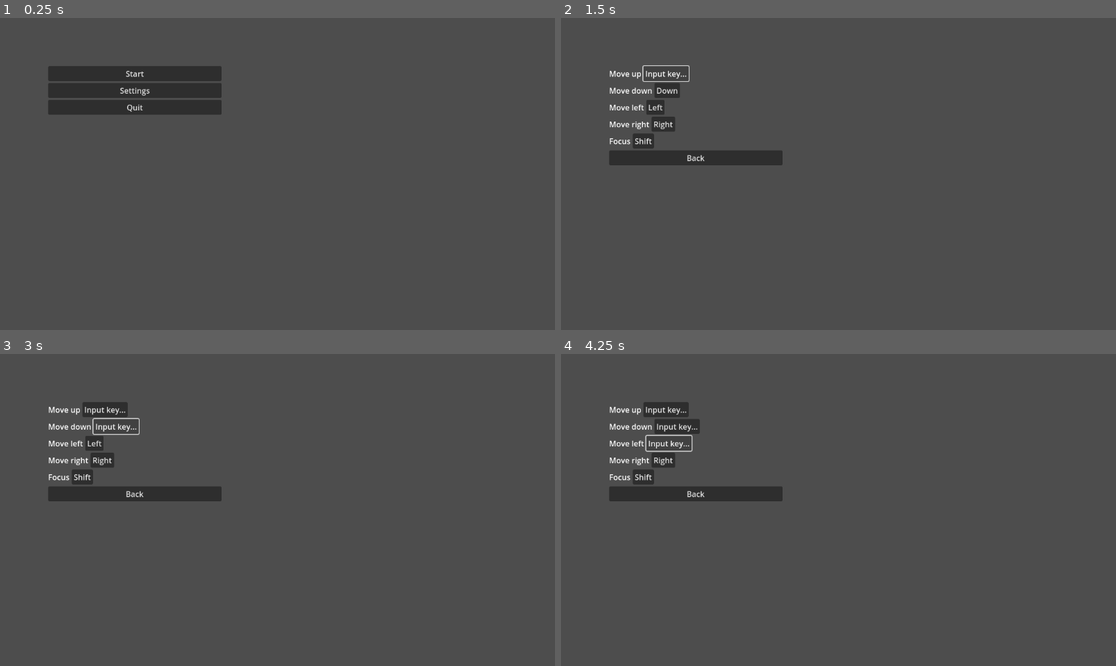
Above: before the commit, frames 1-4 (two rows, left to right).
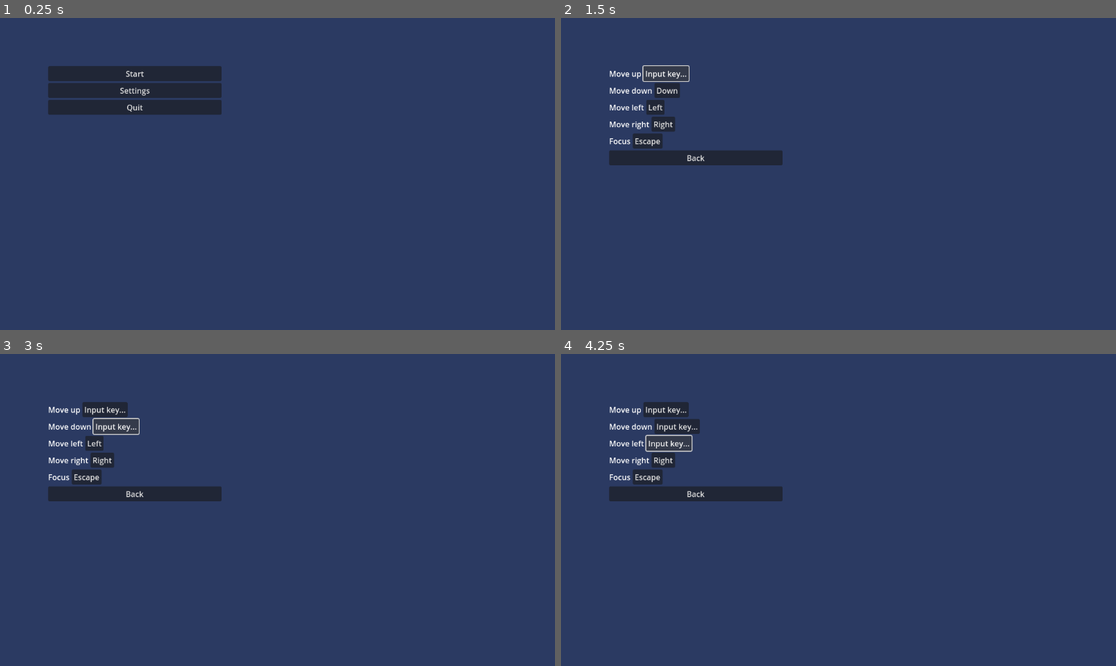
Above: after the commit, the same moments.

Repository: Acithikeih/godot_university_project
Game: Godot game, scene res://scenes/menu.tscn
Two runs of this game, one before a commit and one after it. Both use one fixed random seed, a clock stepped at 60 frames per second and the inputs below.
Inputs:
- Up to frame 1 (0.25 s): no input
- Up to frame 2 (1.5 s): click "Settings" at 0.5 s; click "Up" at 1.25 s
- Up to frame 3 (3 s): click "Input key..." at 2 s; click "Down" at 2.75 s
- Up to frame 4 (4.25 s): click "Left" at 3.5 s

The runs differ from the first frame. In frame 1, 96% of the frame differs, in the area x 0-100%, y 0-100%; in frame 2, 97%; in frame 3, 97%; in frame 4, 97%.

Commit message:
Add projectiles and pause

Diff:
--- a/config/config.cfg
+++ b/config/config.cfg
@@ -4,4 +4,4 @@
 MoveDown=4194322
 MoveLeft=4194319
 MoveRight=4194321
-Focus=4194325
+Focus=4194305
--- a/project.godot
+++ b/project.godot
@@ -19,6 +19,7 @@
 
 SceneManager="*res://scripts/scene_manager.gd"
 InputManager="*res://scripts/input_manager.gd"
+GameManager="*res://scripts/game_manager.gd"
 
 [input]
 
--- a/scenes/game.tscn
+++ b/scenes/game.tscn
@@ -1,8 +1,11 @@
-[gd_scene load_steps=2 format=3 uid="uid://dfktwdglyol8j"]
+[gd_scene load_steps=4 format=3 uid="uid://dfktwdglyol8j"]
 
+[ext_resource type="Script" uid="uid://bvyaiddi5dstm" path="res://scripts/game.gd" id="1_yqjtg"]
 [ext_resource type="PackedScene" uid="uid://njv1y7mrmyxr" path="res://scenes/player.tscn" id="2_lnu2h"]
+[ext_resource type="PackedScene" uid="uid://b24j63t7hjkc6" path="res://scenes/pause_menu.tscn" id="3_lnu2h"]
 
 [node name="Game" type="Node2D"]
+script = ExtResource("1_yqjtg")
 
 [node name="Space" type="Node2D" parent="."]
 
@@ -13,5 +16,43 @@
 offset_bottom = 620.0
 color = Color(0.47397572, 0.47397572, 0.47397572, 1)
 
-[node name="Player" parent="Space" instance=ExtResource("2_lnu2h")]
+[node name="Clip" type="ColorRect" parent="Space"]
+clip_children = 1
+offset_left = 20.0
+offset_top = 20.0
+offset_right = 820.0
+offset_bottom = 620.0
+
+[node name="Player" parent="Space/Clip" instance=ExtResource("2_lnu2h")]
 position = Vector2(307, 238)
+normal_speed = 250.0
+focused_speed = 125.0
+initial_position = Vector2(200, 200)
+graze_radius = 40.0
+player_color = Color(0, 0, 0, 1)
+hitbox_color = Color(1, 1, 0, 1)
+
+[node name="Projectiles" type="Node2D" parent="Space/Clip"]
+
+[node name="UI" type="CanvasLayer" parent="."]
+
+[node name="VBoxContainer" type="VBoxContainer" parent="UI"]
+offset_left = 840.0
+offset_top = 20.0
+offset_right = 880.0
+offset_bottom = 60.0
+
+[node name="ImportantInfo" type="Label" parent="UI/VBoxContainer"]
+layout_mode = 2
+text = "It's almost as good as Touhou
+(or even better)"
+
+[node name="Time" type="Label" parent="UI/VBoxContainer"]
+layout_mode = 2
+text = "time"
+
+[node name="Graze" type="Label" parent="UI/VBoxContainer"]
+layout_mode = 2
+text = "graze"
+
+[node name="PauseMenu" parent="." instance=ExtResource("3_lnu2h")]
--- a/scenes/menu.tscn
+++ b/scenes/menu.tscn
@@ -10,6 +10,15 @@
 grow_horizontal = 2
 grow_vertical = 2
 script = ExtResource("1_yqeox")
+
+[node name="Background" type="ColorRect" parent="."]
+layout_mode = 1
+anchors_preset = 15
+anchor_right = 1.0
+anchor_bottom = 1.0
+grow_horizontal = 2
+grow_vertical = 2
+color = Color(0.16862746, 0.22745098, 0.38431373, 1)
 
 [node name="MenuContainer" type="VBoxContainer" parent="."]
 layout_mode = 0
--- /dev/null
+++ b/scenes/pause_menu.tscn
@@ -0,0 +1,44 @@
+[gd_scene load_steps=2 format=3 uid="uid://b24j63t7hjkc6"]
+
+[ext_resource type="Script" uid="uid://cn0imbytvk55r" path="res://scripts/pause_menu.gd" id="1_n87rw"]
+
+[node name="PauseMenu" type="CanvasLayer"]
+script = ExtResource("1_n87rw")
+
+[node name="ColorRect" type="ColorRect" parent="."]
+anchors_preset = 15
+anchor_right = 1.0
+anchor_bottom = 1.0
+grow_horizontal = 2
+grow_vertical = 2
+color = Color(0.16862746, 0.22745098, 0.38431373, 0.63529414)
+
+[node name="VBoxContainer" type="VBoxContainer" parent="."]
+anchors_preset = 8
+anchor_left = 0.5
+anchor_top = 0.5
+anchor_right = 0.5
+anchor_bottom = 0.5
+offset_left = -77.5
+offset_top = -64.0
+offset_right = 77.5
+offset_bottom = 64.0
+grow_horizontal = 2
+grow_vertical = 2
+
+[node name="Label" type="Label" parent="VBoxContainer"]
+layout_mode = 2
+text = "Pause"
+horizontal_alignment = 1
+
+[node name="Resume" type="Button" parent="VBoxContainer"]
+layout_mode = 2
+text = "Resume"
+
+[node name="Settings" type="Button" parent="VBoxContainer"]
+layout_mode = 2
+text = "Settings"
+
+[node name="Quit" type="Button" parent="VBoxContainer"]
+layout_mode = 2
+text = "Quit to main menu"
--- a/scenes/player.tscn
+++ b/scenes/player.tscn
@@ -1,12 +1,23 @@
-[gd_scene load_steps=3 format=3 uid="uid://njv1y7mrmyxr"]
+[gd_scene load_steps=4 format=3 uid="uid://njv1y7mrmyxr"]
 
 [ext_resource type="Script" uid="uid://dxafsdxk8sn8v" path="res://scripts/player.gd" id="1_3vyb7"]
 
 [sub_resource type="CircleShape2D" id="CircleShape2D_3vyb7"]
 
+[sub_resource type="CircleShape2D" id="CircleShape2D_g2els"]
+
 [node name="Player" type="Area2D"]
+collision_mask = 2
 script = ExtResource("1_3vyb7")
 
 [node name="CollisionShape2D" type="CollisionShape2D" parent="."]
 shape = SubResource("CircleShape2D_3vyb7")
 debug_color = Color(0.5287455, 0.14675707, 0.4428609, 0.41960785)
+
+[node name="GrazeArea" type="Area2D" parent="."]
+collision_layer = 8
+collision_mask = 2
+
+[node name="CollisionShape2D" type="CollisionShape2D" parent="GrazeArea"]
+shape = SubResource("CircleShape2D_g2els")
+debug_color = Color(0.6708775, 0.47215748, 0.5213155, 0.41960785)
--- /dev/null
+++ b/scenes/projectile.tscn
@@ -0,0 +1,15 @@
+[gd_scene load_steps=3 format=3 uid="uid://wi7hkm4ave6d"]
+
+[ext_resource type="Script" uid="uid://b8cl67ixh23hf" path="res://scripts/projectile.gd" id="1_c8fcr"]
+
+[sub_resource type="CircleShape2D" id="CircleShape2D_6aapk"]
+
+[node name="Projectile" type="Area2D"]
+collision_layer = 2
+collision_mask = 5
+script = ExtResource("1_c8fcr")
+projectile_radius = 6.0
+projectile_color = Color(0.46835643, 0.48808885, 0.8678155, 1)
+
+[node name="CollisionShape2D" type="CollisionShape2D" parent="."]
+shape = SubResource("CircleShape2D_6aapk")
--- a/scenes/settings.tscn
+++ b/scenes/settings.tscn
@@ -2,17 +2,18 @@
 
 [ext_resource type="Script" uid="uid://j6vx2f1uwjib" path="res://scripts/settings.gd" id="1_5p8wc"]
 
-[node name="Settings" type="Control"]
-layout_mode = 3
+[node name="Settings" type="CanvasLayer"]
+script = ExtResource("1_5p8wc")
+
+[node name="Background" type="ColorRect" parent="."]
 anchors_preset = 15
 anchor_right = 1.0
 anchor_bottom = 1.0
 grow_horizontal = 2
 grow_vertical = 2
-script = ExtResource("1_5p8wc")
+color = Color(0.16862746, 0.22745098, 0.38431373, 1)
 
 [node name="SettingsContainer" type="VBoxContainer" parent="."]
-layout_mode = 0
 offset_left = 100.0
 offset_top = 100.0
 offset_right = 460.0
--- /dev/null
+++ b/scripts/game.gd
@@ -0,0 +1,129 @@
+extends Node2D
+
+@export var play_area_rect = Rect2(20, 20, 800, 600)
+
+@onready var background = $Space/Background
+@onready var player = $Space/Clip/Player
+@onready var clip = $Space/Clip
+@onready var projectiles = $Space/Clip/Projectiles
+
+@onready var time_label = $UI/VBoxContainer/Time
+@onready var graze_label = $UI/VBoxContainer/Graze
+
+@onready var pause_menu = $PauseMenu
+
+var projectile_scene = preload("res://scenes/projectile.tscn")
+var settings_scene = preload("res://scenes/settings.tscn")
+var settings_instance = null
+
+func _ready() -> void:
+	# Set background size and position
+	background.position = play_area_rect.position
+	background.size = play_area_rect.size
+
+	clip.position = play_area_rect.position
+	clip.size = play_area_rect.size
+
+	# Pass play area to player
+	player.play_area = Rect2(play_area_rect.position, play_area_rect.size)
+
+	player.player_hit.connect(_on_player_hit)
+	player.player_grazed.connect(_on_player_grazed)
+
+	GameManager.graze_updated.connect(_on_graze_updated)
+	GameManager.time_updated.connect(_on_time_updated)
+
+	pause_menu.resume_pressed.connect(_on_pause_resume)
+	pause_menu.settings_pressed.connect(_on_pause_settings)
+	pause_menu.exit_pressed.connect(_on_pause_exit)
+
+	# Start game
+	update_ui()
+	GameManager.start_game()
+
+func _process(delta):
+	if not get_tree().paused:
+		GameManager.update_time(delta)
+
+func _input(event):
+	if event.is_action_pressed("ui_cancel") and not pause_menu.visible:
+		pause_menu.show_menu()
+
+	#if event.is_action_pressed("ui_cancel") and pause_menu.visible:
+		#pause_menu.hide_menu()
+
+	if event.is_action_pressed("ui_accept"):  # SPACE key
+		spawn_test_projectile()
+
+func spawn_test_projectile():
+	var projectile = projectile_scene.instantiate()
+
+	# Spawn at top center of play area (relative to ClipRect)
+	projectile.position = Vector2(play_area_rect.size.x / 2, 0)
+
+	# Set direction (downward)
+	projectile.set_direction(Vector2.DOWN)
+
+	# Set speed (optional, uses default if not set)
+	projectile.speed = 150.0
+
+	# Add to container
+	projectiles.add_child(projectile)
+
+# Generic spawn function you'll use later
+func spawn_projectile(pos: Vector2, dir: Vector2, projectile_speed: float = 200.0):
+	var projectile = projectile_scene.instantiate()
+	projectile.position = pos
+	projectile.set_direction(dir)
+	projectile.speed = projectile_speed
+	projectiles.add_child(projectile)
+
+func _on_player_hit():
+	print("Game Over! Time: %.2f, Grazes: %d" % [GameManager.get_time(), GameManager.get_graze_count()])
+	GameManager.stop_game()
+	# TODO: Show game over menu
+	get_tree().paused = true
+
+func _on_player_grazed():
+	GameManager.increment_graze()
+
+func _on_graze_updated(new_count):
+	graze_label.text = "%d" % new_count
+
+func _on_time_updated(new_time):
+	time_label.text = "%.2f" % new_time
+
+func update_ui():
+	time_label.text = "%.2f" % GameManager.get_time()
+	graze_label.text = "%d" % GameManager.get_graze_count()
+
+func _on_pause_resume():
+	# Already handled by pause_menu.hide_menu()
+	pass
+
+func _on_pause_settings():
+	# Hide pause menu temporarily
+	pause_menu.hide()
+
+	settings_instance = settings_scene.instantiate()
+	settings_instance.process_mode = Node.PROCESS_MODE_ALWAYS
+	settings_instance.came_from_game = true
+	add_child(settings_instance)
+
+	# Connect back signal
+	settings_instance.back_pressed.connect(_on_settings_back)
+
+func _on_settings_back():
+	# Remove settings
+	if settings_instance:
+		settings_instance.queue_free()
+		settings_instance = null
+
+	# Show pause menu again
+	pause_menu.show()
+
+func _on_pause_exit():
+	# Unpause before changing scene
+	get_tree().paused = false
+	GameManager.stop_game()
+	SceneManager.change_scene("res://scenes/menu.tscn")
--- /dev/null
+++ b/scripts/game_manager.gd
@@ -0,0 +1,31 @@
+extends Node
+
+var game_time = 0.0
+var graze_count = 0
+var is_playing = false
+
+signal graze_updated(new_count)
+signal time_updated(new_time)
+
+func start_game() -> void:
+	game_time = 0.0
+	graze_count = 0
+	is_playing = true
+
+func stop_game() -> void:
+	is_playing = false
+
+func increment_graze() -> void:
+	graze_count += 1
+	emit_signal("graze_updated", graze_count)
+
+func update_time(delta) -> void:
+	if is_playing:
+		game_time += delta
+		emit_signal("time_updated", game_time)
+
+func get_time() -> float:
+	return game_time
+
+func get_graze_count() -> int:
+	return graze_count
--- /dev/null
+++ b/scripts/pause_menu.gd
@@ -0,0 +1,44 @@
+extends CanvasLayer
+
+
+@onready var resume_button = $VBoxContainer/Resume
+@onready var settings_button = $VBoxContainer/Settings
+@onready var exit_button = $VBoxContainer/Quit
+
+signal resume_pressed
+signal settings_pressed
+signal exit_pressed
+
+func _ready():
+	# Connect button signals
+	resume_button.pressed.connect(_on_resume_pressed)
+	settings_button.pressed.connect(_on_settings_pressed)
+	exit_button.pressed.connect(_on_exit_pressed)
+
+	# Hide by default
+	hide()
+
+	# Make sure this menu works when game is paused
+	process_mode = Node.PROCESS_MODE_ALWAYS
+
+func _input(event):
+	if visible and event.is_action_pressed("ui_cancel"):
+		_on_resume_pressed()
+
+func show_menu():
+	show()
+	get_tree().paused = true
+
+func hide_menu():
+	hide()
+	get_tree().paused = false
+
+func _on_resume_pressed():
+	hide_menu()
+	emit_signal("resume_pressed")
+
+func _on_settings_pressed():
+	emit_signal("settings_pressed")
+
+func _on_exit_pressed():
+	emit_signal("exit_pressed")
--- a/scripts/player.gd
+++ b/scripts/player.gd
@@ -5,22 +5,49 @@
 @export var focused_speed = 100.0
 
 # Play area bounds (you can adjust these)
-@export var play_area = Rect2(20, 20, 800, 600)
+@export var play_area = Rect2()
+@export var initial_position = Vector2(50, 50)
 
 @export var player_radius = 20.0
+@export var hitbox_radius = 5.0
+@export var graze_radius = 30.0
 @export var player_color = Color.MAGENTA
+@export var hitbox_color = Color.RED
 
 var current_speed = normal_speed
 # Track most recent keys
 var last_horizontal = ""  # "left" or "right"
 var last_vertical = ""    # "up" or "down"
 
+@onready var graze_area = $GrazeArea
+
+signal player_hit
+signal player_grazed
+
 func _draw() -> void:
 	draw_circle(Vector2.ZERO, player_radius, player_color)
+	draw_circle(Vector2.ZERO, hitbox_radius, hitbox_color)
 
 func _ready() -> void:
 	# Position player at center of play area
-	global_position = play_area.get_center()
+	$CollisionShape2D.scale = Vector2(hitbox_radius / player_radius, hitbox_radius / player_radius)
+	$GrazeArea/CollisionShape2D.scale = Vector2(graze_radius / player_radius, graze_radius / player_radius)
+	global_position = Vector2(play_area.position.x + initial_position.x, play_area.position.y + initial_position.y)
+
+	area_entered.connect(_on_projectile_hit)
+	graze_area.area_entered.connect(_on_projectile_grazed)
+
+func _on_projectile_hit(projectile):
+	# Player was hit - game over
+	emit_signal("player_hit")
+	print("Player hit! Game Over")
+
+func _on_projectile_grazed(projectile):
+	# Check if this projectile has already been grazed
+	if projectile.has_method("is_grazed") and not projectile.is_grazed():
+		projectile.mark_as_grazed()
+		emit_signal("player_grazed")
+		print("Grazed!")
 
 func _input(event) -> void:
 	if event.is_action_pressed("MoveLeft"):
--- /dev/null
+++ b/scripts/projectile.gd
@@ -0,0 +1,39 @@
+extends Area2D
+
+@export var speed = 200.0
+@export var projectile_radius = 20.0
+@export var projectile_color = Color.RED
+@export var hitbox_radius = 5.0
+
+var direction = Vector2.DOWN  # Default direction
+var has_grazed = false  # Track if this projectile has been grazed
+
+func _ready() -> void:
+	$CollisionShape2D.scale = Vector2(hitbox_radius / projectile_radius, hitbox_radius / projectile_radius)
+	collision_layer = 2  # Projectile layer
+	collision_mask = 5
+
+func _draw() -> void:
+	# Draw filled circle
+	draw_circle(Vector2.ZERO, projectile_radius, projectile_color)
+
+func _process(delta) -> void:
+	# Move in the set direction
+	global_position += direction * speed * delta
+
+	# Delete if far outside play area (cleanup)
+	if global_position.length() > 2000:
+		queue_free()
+
+func set_direction(new_direction: Vector2) -> void:
+	direction = new_direction.normalized()
+
+func set_velocity(velocity: Vector2) -> void:
+	direction = velocity.normalized()
+	speed = velocity.length()
+
+func is_grazed() -> bool:
+	return has_grazed
+
+func mark_as_grazed():
+	has_grazed = true
--- a/scripts/settings.gd
+++ b/scripts/settings.gd
@@ -1,9 +1,12 @@
-extends Control
+extends CanvasLayer
 
 
 var awaiting_input = false
 var current_action = ""
 var previous_key = 0
+var came_from_game = false  # Track if we came from in-game
+
+signal back_pressed
 
 @onready var key_buttons = {
 	"MoveUp": $SettingsContainer/KeyMoveUp/Button,
@@ -16,12 +19,19 @@
 
 # Called when the node enters the scene tree for the first time.
 func _ready() -> void:
+
+
 	update_key_labels()
 
 	for action in key_buttons:
 		key_buttons[action].pressed.connect(_on_key_button_pressed.bind(action))
 
 	$SettingsContainer/Back.pressed.connect(_on_back_pressed)
+
+	# Check if game is paused (came from in-game)
+	came_from_game = get_tree().paused
+	if came_from_game:
+		process_mode = Node.PROCESS_MODE_ALWAYS
 
 
 
@@ -73,4 +83,8 @@
 
 
 func _on_back_pressed():
-	SceneManager.change_scene("res://scenes/menu.tscn")
+	if came_from_game:
+		emit_signal("back_pressed")
+	else:
+		# Return to main menu
+		SceneManager.change_scene("res://scenes/menu.tscn")
Not shown, added: scripts/game.gd.uid
Not shown, added: scripts/game_manager.gd.uid
Not shown, added: scripts/pause_menu.gd.uid
Not shown, added: scripts/projectile.gd.uid
